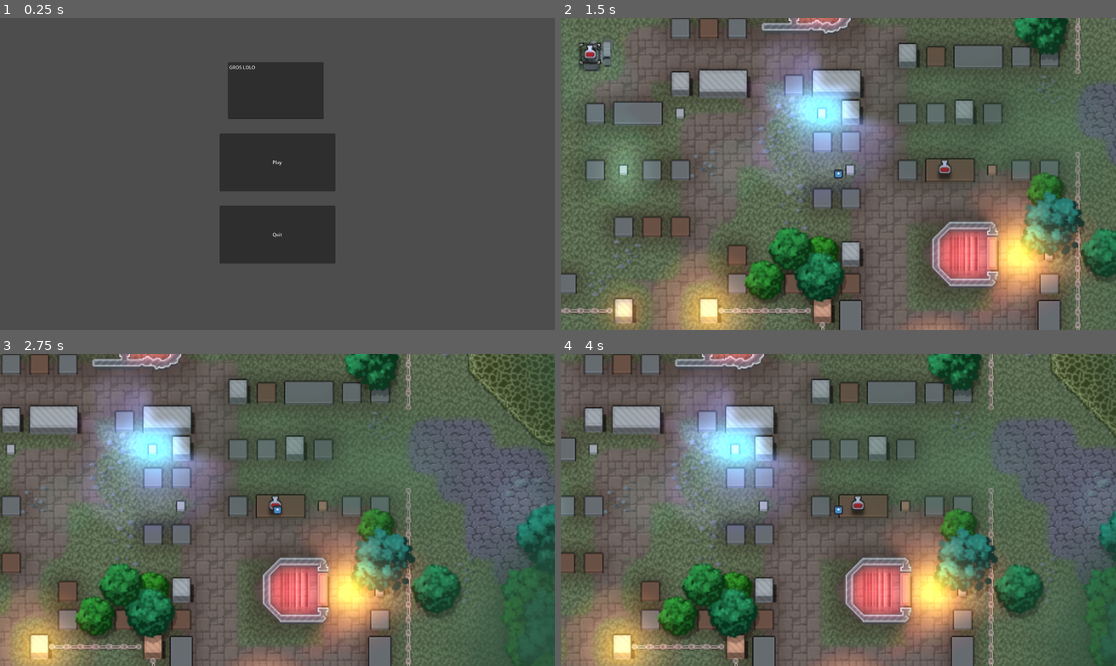
Above: before the commit, frames 1-4 (two rows, left to right).
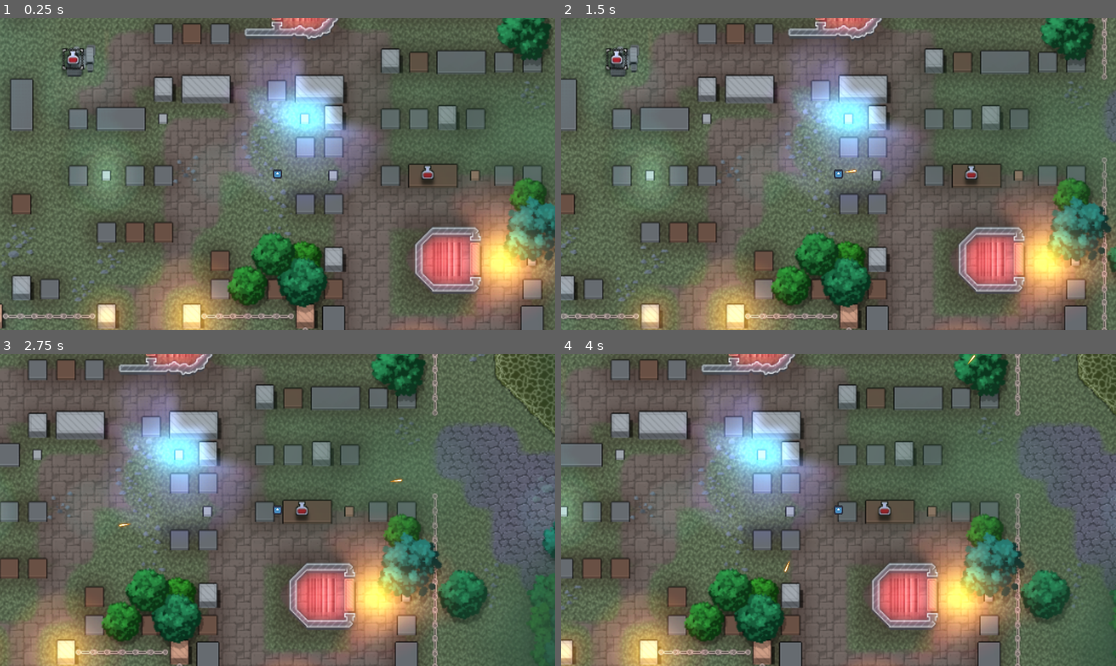
Above: after the commit, the same moments.

Repository: Sebabacou/Manaupen
Game: Godot game, scene res://world.tscn
Two runs of this game, one before a commit and one after it. Both use one fixed random seed, a clock stepped at 60 frames per second and the inputs below. Before the commit the project starts from res://main.tscn. The engine's default icon, where the game draws it, is replaced by a stand-in: a white triangle on a blue panel in a dark square.
Inputs (mouse positions are in pixels of both pictures, inside the frame that each line leads up to):
- Up to frame 1 (0.25 s): no input
- Up to frame 2 (1.5 s): click (838, 161) at 0.5 s, where only the run before the commit has a clickable "Play"; tap Enter (ui_accept) at 1.25 s; move the mouse to (960, 158) at 1.27 s; hold Right (ui_right) from 1.28 s (still down); click (960, 158) at 1.42 s
- Up to frame 3 (2.75 s): keep holding Right (ui_right); tap Enter (ui_accept) at 1.52, 2.27 s; move the mouse to (166, 525) at 2.02 s; click (166, 525) at 2.17 s
- Up to frame 4 (4 s): move the mouse to (894, 441) at 2.77 s; release Right (ui_right) at 2.78 s; hold Left (ui_left) 2.78-3.53 s; click (894, 441) at 2.92 s; move the mouse to (810, 572) at 3.52 s; hold Right (ui_right) from 3.53 s (still down); click (810, 572) at 3.67 s; tap Enter (ui_accept) at 3.77 s

The runs differ from the first frame. In frame 1, 61% of the frame differs, in the area x 0-100%, y 0-100%; in frame 2, 49%; in frame 3, 47%; in frame 4, 47%.

Commit message:
SEB JEN AI RIEN A FOUTRE DE DEV TAAS GRAND MERE

Diff:
--- /dev/null
+++ b/Bullet.gd
@@ -0,0 +1,29 @@
+extends CharacterBody2D
+
+var vel = Vector2(0, 0)
+var speed = 600
+
+func _physics_process(delta):
+	if vel == Vector2(0, 0):
+		vel = get_global_mouse_position() - global_position
+		# Obtenir la position de la souris dans l'espace de la scène
+		var mouse_position = get_local_mouse_position()
+
+		# Calculer la direction de tir par rapport à la position du sprite (ou du canon)
+		var direction = (mouse_position - global_position).normalized()
+
+		# Calculer l'angle de rotation en radians
+		var angle_radians = atan2(mouse_position.y, mouse_position.x)
+
+		# Convertir l'angle en degrés pour la rotation du sprite
+		var angle_degrees = rad_to_deg(angle_radians)
+
+		# Appliquer la rotation au sprite
+		rotation_degrees = angle_degrees
+	var colide_info = move_and_collide(vel.normalized() * delta * speed)
+
+
+
+func _on_area_2d_area_entered(area):
+	print("ls")
+	pass # Replace with function body.
--- /dev/null
+++ b/Bullet.tscn
@@ -0,0 +1,27 @@
+[gd_scene load_steps=4 format=3 uid="uid://ch431hh2h2cy2"]
+
+[ext_resource type="Script" path="res://Bullet.gd" id="1_i27w1"]
+[ext_resource type="Texture2D" uid="uid://dk0dn1kpr32re" path="res://img/Laser Sprites/19.png" id="1_kbdd4"]
+
+[sub_resource type="RectangleShape2D" id="RectangleShape2D_fopgm"]
+size = Vector2(37, 6)
+
+[node name="Bullet" type="Node2D"]
+
+[node name="CharacterBody2D" type="CharacterBody2D" parent="."]
+slide_on_ceiling = false
+script = ExtResource("1_i27w1")
+
+[node name="Sprite2D" type="Sprite2D" parent="CharacterBody2D"]
+position = Vector2(0, -1.78814e-07)
+scale = Vector2(0.247967, 0.21831)
+texture = ExtResource("1_kbdd4")
+
+[node name="Area2D" type="Area2D" parent="CharacterBody2D"]
+
+[node name="CollisionShape2D" type="CollisionShape2D" parent="CharacterBody2D/Area2D"]
+position = Vector2(-2.5, 0)
+shape = SubResource("RectangleShape2D_fopgm")
+debug_color = Color(0, 0.6, 0.701961, 0.419608)
+
+[connection signal="area_entered" from="CharacterBody2D/Area2D" to="CharacterBody2D" method="_on_area_2d_area_entered"]
--- a/Player/character_body_2d.gd
+++ b/Player/character_body_2d.gd
@@ -2,11 +2,20 @@
 
 const SPEED = 300.0
 const JUMP_VELOCITY = -400.0
+const BulletPath = preload("res://Bullet.tscn")
+
+var shoot_timer = 0.0
+var shoot_delay = 0.1  # Limite de tir toutes les 0.5 secondes
+
 
 func _physics_process(delta):
 	var direction = Input.get_axis("ui_left", "ui_right")
 	var direction_up_down = Input.get_axis("ui_up", "ui_down")
+	shoot_timer += delta
 
+	if Input.is_mouse_button_pressed(MOUSE_BUTTON_LEFT) and shoot_timer > shoot_delay:
+		shoot()
+		shoot_timer = 0.0
 	if Input.is_action_just_pressed("ui_accept") and is_on_floor():
 		velocity.y = JUMP_VELOCITY
 
@@ -19,4 +28,12 @@
 		velocity.y = direction_up_down * SPEED
 	else:
 		velocity.y = move_toward(velocity.y, 0, SPEED)
+
+	$Node2D.look_at(get_global_mouse_position())
 	move_and_slide()
+
+func shoot():
+	var Bullet = BulletPath.instantiate()
+	get_parent().add_child(Bullet)
+	#print(get_global_mouse_position())
+	Bullet.position = $Node2D/Marker2D.global_position
--- a/Player/character_body_2d.tscn
+++ b/Player/character_body_2d.tscn
@@ -1,10 +1,10 @@
 [gd_scene load_steps=5 format=3 uid="uid://cih03pafw0tyh"]
 
 [ext_resource type="Script" path="res://Player/character_body_2d.gd" id="1_ro33r"]
-[ext_resource type="Texture2D" uid="uid://d1pq3ux688fo2" path="res://icon.svg" id="2_8d5vy"]
+[ext_resource type="Texture2D" uid="uid://dbbpe13p0cu1b" path="res://icon.svg" id="2_8d5vy"]
 
 [sub_resource type="RectangleShape2D" id="RectangleShape2D_bkxat"]
-size = Vector2(29, 29)
+size = Vector2(23, 24)
 
 [sub_resource type="SpriteFrames" id="SpriteFrames_prcp3"]
 animations = [{
@@ -37,6 +37,7 @@
 script = ExtResource("1_ro33r")
 
 [node name="CollisionShape2D" type="CollisionShape2D" parent="."]
+position = Vector2(0.5, 0)
 shape = SubResource("RectangleShape2D_bkxat")
 
 [node name="AnimatedSprite2D" type="AnimatedSprite2D" parent="."]
--- /dev/null
+++ b/main_scene.tscn
@@ -0,0 +1,193 @@
+[gd_scene load_steps=29 format=3 uid="uid://dmf6mfjec5sjb"]
+
+[ext_resource type="Texture2D" path="res://sheets/DinoSprites - tard.png" id="1_e0dde"]
+[ext_resource type="Script" path="res://main_scene.gd" id="1_f85kc"]
+[ext_resource type="Script" path="res://Personnage.gd" id="1_fjx6w"]
+
+[sub_resource type="AtlasTexture" id="AtlasTexture_5n7ua"]
+atlas = ExtResource("1_e0dde")
+region = Rect2(0, 0, 24, 24)
+
+[sub_resource type="AtlasTexture" id="AtlasTexture_4ct30"]
+atlas = ExtResource("1_e0dde")
+region = Rect2(24, 0, 24, 24)
+
+[sub_resource type="AtlasTexture" id="AtlasTexture_xgs5e"]
+atlas = ExtResource("1_e0dde")
+region = Rect2(48, 0, 24, 24)
+
+[sub_resource type="AtlasTexture" id="AtlasTexture_61a8c"]
+atlas = ExtResource("1_e0dde")
+region = Rect2(72, 0, 24, 24)
+
+[sub_resource type="AtlasTexture" id="AtlasTexture_qta8o"]
+atlas = ExtResource("1_e0dde")
+region = Rect2(96, 0, 24, 24)
+
+[sub_resource type="AtlasTexture" id="AtlasTexture_fo5ep"]
+atlas = ExtResource("1_e0dde")
+region = Rect2(120, 0, 24, 24)
+
+[sub_resource type="AtlasTexture" id="AtlasTexture_ewbih"]
+atlas = ExtResource("1_e0dde")
+region = Rect2(144, 0, 24, 24)
+
+[sub_resource type="AtlasTexture" id="AtlasTexture_igln8"]
+atlas = ExtResource("1_e0dde")
+region = Rect2(168, 0, 24, 24)
+
+[sub_resource type="AtlasTexture" id="AtlasTexture_0dnsk"]
+atlas = ExtResource("1_e0dde")
+region = Rect2(192, 0, 24, 24)
+
+[sub_resource type="AtlasTexture" id="AtlasTexture_0ypux"]
+atlas = ExtResource("1_e0dde")
+region = Rect2(216, 0, 24, 24)
+
+[sub_resource type="AtlasTexture" id="AtlasTexture_6m0fd"]
+atlas = ExtResource("1_e0dde")
+region = Rect2(240, 0, 24, 24)
+
+[sub_resource type="AtlasTexture" id="AtlasTexture_ys44a"]
+atlas = ExtResource("1_e0dde")
+region = Rect2(264, 0, 24, 24)
+
+[sub_resource type="AtlasTexture" id="AtlasTexture_u1h4n"]
+atlas = ExtResource("1_e0dde")
+region = Rect2(288, 0, 24, 24)
+
+[sub_resource type="AtlasTexture" id="AtlasTexture_uuuya"]
+atlas = ExtResource("1_e0dde")
+region = Rect2(312, 0, 24, 24)
+
+[sub_resource type="AtlasTexture" id="AtlasTexture_id0uo"]
+atlas = ExtResource("1_e0dde")
+region = Rect2(336, 0, 24, 24)
+
+[sub_resource type="AtlasTexture" id="AtlasTexture_82nve"]
+atlas = ExtResource("1_e0dde")
+region = Rect2(360, 0, 24, 24)
+
+[sub_resource type="AtlasTexture" id="AtlasTexture_bxwhk"]
+atlas = ExtResource("1_e0dde")
+region = Rect2(384, 0, 24, 24)
+
+[sub_resource type="AtlasTexture" id="AtlasTexture_bep47"]
+atlas = ExtResource("1_e0dde")
+region = Rect2(408, 0, 24, 24)
+
+[sub_resource type="AtlasTexture" id="AtlasTexture_uxvu3"]
+atlas = ExtResource("1_e0dde")
+region = Rect2(432, 0, 24, 24)
+
+[sub_resource type="AtlasTexture" id="AtlasTexture_4hylx"]
+atlas = ExtResource("1_e0dde")
+region = Rect2(456, 0, 24, 24)
+
+[sub_resource type="AtlasTexture" id="AtlasTexture_2yx2i"]
+atlas = ExtResource("1_e0dde")
+region = Rect2(480, 0, 24, 24)
+
+[sub_resource type="AtlasTexture" id="AtlasTexture_3umbr"]
+atlas = ExtResource("1_e0dde")
+region = Rect2(504, 0, 24, 24)
+
+[sub_resource type="AtlasTexture" id="AtlasTexture_suqrn"]
+atlas = ExtResource("1_e0dde")
+region = Rect2(528, 0, 24, 24)
+
+[sub_resource type="AtlasTexture" id="AtlasTexture_yurig"]
+atlas = ExtResource("1_e0dde")
+region = Rect2(552, 0, 24, 24)
+
+[sub_resource type="SpriteFrames" id="SpriteFrames_matc1"]
+animations = [{
+"frames": [{
+"duration": 1.0,
+"texture": SubResource("AtlasTexture_5n7ua")
+}, {
+"duration": 1.0,
+"texture": SubResource("AtlasTexture_4ct30")
+}, {
+"duration": 1.0,
+"texture": SubResource("AtlasTexture_xgs5e")
+}, {
+"duration": 1.0,
+"texture": SubResource("AtlasTexture_61a8c")
+}, {
+"duration": 1.0,
+"texture": SubResource("AtlasTexture_qta8o")
+}, {
+"duration": 1.0,
+"texture": SubResource("AtlasTexture_fo5ep")
+}, {
+"duration": 1.0,
+"texture": SubResource("AtlasTexture_ewbih")
+}, {
+"duration": 1.0,
+"texture": SubResource("AtlasTexture_igln8")
+}, {
+"duration": 1.0,
+"texture": SubResource("AtlasTexture_0dnsk")
+}, {
+"duration": 1.0,
+"texture": SubResource("AtlasTexture_0ypux")
+}, {
+"duration": 1.0,
+"texture": SubResource("AtlasTexture_6m0fd")
+}, {
+"duration": 1.0,
+"texture": SubResource("AtlasTexture_ys44a")
+}, {
+"duration": 1.0,
+"texture": SubResource("AtlasTexture_u1h4n")
+}, {
+"duration": 1.0,
+"texture": SubResource("AtlasTexture_uuuya")
+}, {
+"duration": 1.0,
+"texture": SubResource("AtlasTexture_id0uo")
+}, {
+"duration": 1.0,
+"texture": SubResource("AtlasTexture_82nve")
+}, {
+"duration": 1.0,
+"texture": SubResource("AtlasTexture_bxwhk")
+}, {
+"duration": 1.0,
+"texture": SubResource("AtlasTexture_bep47")
+}, {
+"duration": 1.0,
+"texture": SubResource("AtlasTexture_uxvu3")
+}, {
+"duration": 1.0,
+"texture": SubResource("AtlasTexture_4hylx")
+}, {
+"duration": 1.0,
+"texture": SubResource("AtlasTexture_2yx2i")
+}, {
+"duration": 1.0,
+"texture": SubResource("AtlasTexture_3umbr")
+}, {
+"duration": 1.0,
+"texture": SubResource("AtlasTexture_suqrn")
+}, {
+"duration": 1.0,
+"texture": SubResource("AtlasTexture_yurig")
+}],
+"loop": true,
+"name": &"default",
+"speed": 5.0
+}]
+
+[node name="MainScene" type="Node2D"]
+script = ExtResource("1_f85kc")
+
+[node name="Personnage" type="CharacterBody2D" parent="."]
+position = Vector2(-307, -220)
+script = ExtResource("1_fjx6w")
+
+[node name="AnimatedSprite2D" type="AnimatedSprite2D" parent="Personnage"]
+position = Vector2(872, 507)
+sprite_frames = SubResource("SpriteFrames_matc1")
+frame_progress = 0.899363
--- a/project.godot
+++ b/project.godot
@@ -11,7 +11,7 @@
 [application]
 
 config/name="Learn_use_godot"
-run/main_scene="res://main.tscn"
+run/main_scene="res://world.tscn"
 config/features=PackedStringArray("4.2", "Forward Plus")
 config/icon="res://icon.svg"
 
--- a/world.tscn
+++ b/world.tscn
@@ -6,6 +6,8 @@
 [sub_resource type="GDScript" id="GDScript_1smhk"]
 
 [sub_resource type="GDScript" id="GDScript_gymx4"]
+
+[sub_resource type="RectangleShape2D" id="RectangleShape2D_16352"]
 
 [sub_resource type="RectangleShape2D" id="RectangleShape2D_qc450"]
 size = Vector2(429.5, 10)
@@ -26,7 +28,7 @@
 script = SubResource("GDScript_1smhk")
 
 [node name="MapV2" type="Sprite2D" parent="."]
-position = Vector2(866, 482)
+position = Vector2(958, 501)
 scale = Vector2(3.63186, 3.63186)
 texture = ExtResource("1_p7pbr")
 
@@ -35,6 +37,20 @@
 
 [node name="Camera2D" type="Camera2D" parent="CharacterBody2D"]
 script = SubResource("GDScript_gymx4")
+
+[node name="Node2D" type="Node2D" parent="CharacterBody2D"]
+rotation = -0.0785398
+
+[node name="Marker2D" type="Marker2D" parent="CharacterBody2D/Node2D"]
+position = Vector2(34, -1)
+scale = Vector2(1.5, 1.5)
+gizmo_extents = 12.5
+
+[node name="Area2D" type="Area2D" parent="CharacterBody2D"]
+
+[node name="ColidePlayer" type="CollisionShape2D" parent="CharacterBody2D/Area2D"]
+position = Vector2(2, -1)
+shape = SubResource("RectangleShape2D_16352")
 
 [node name="StaticBody2D" type="StaticBody2D" parent="."]
 
Binary file added: img/Laser Sprites/01.png
Not shown, added: img/Laser Sprites/01.png.import
Binary file added: img/Laser Sprites/02.png
Not shown, added: img/Laser Sprites/02.png.import
Binary file added: img/Laser Sprites/03.png
Not shown, added: img/Laser Sprites/03.png.import
Binary file added: img/Laser Sprites/04.png
Not shown, added: img/Laser Sprites/04.png.import
Binary file added: img/Laser Sprites/05.png
Not shown, added: img/Laser Sprites/05.png.import
Binary file added: img/Laser Sprites/06.png
Not shown, added: img/Laser Sprites/06.png.import
(and 127 more such lines)
